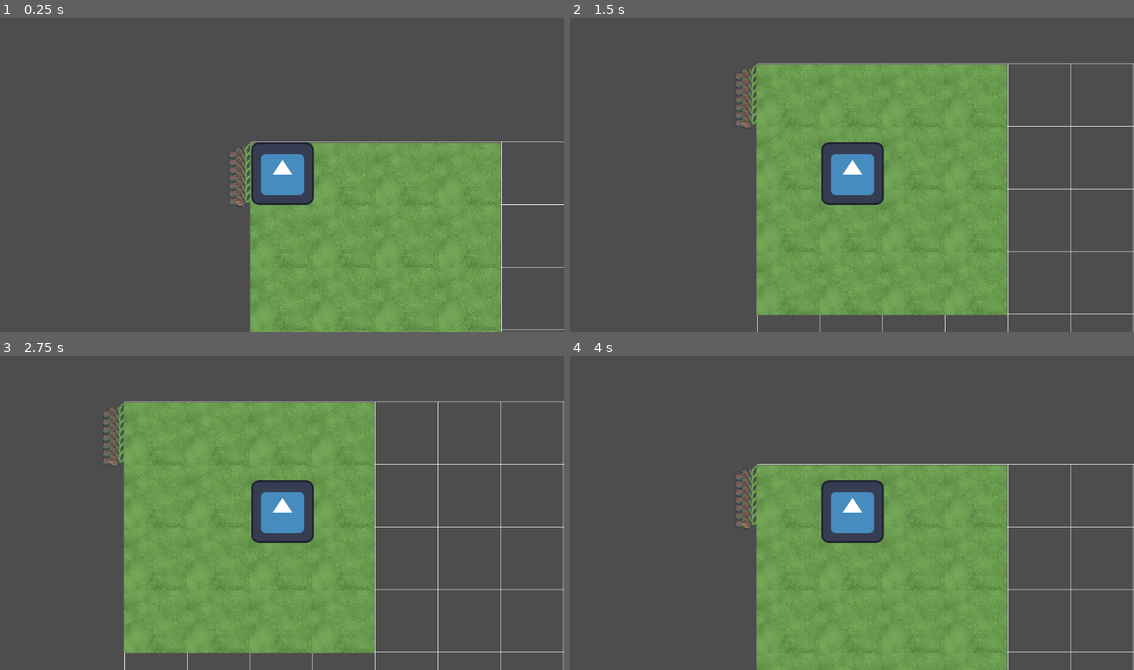
Above: before the commit, frames 1-4 (two rows, left to right).
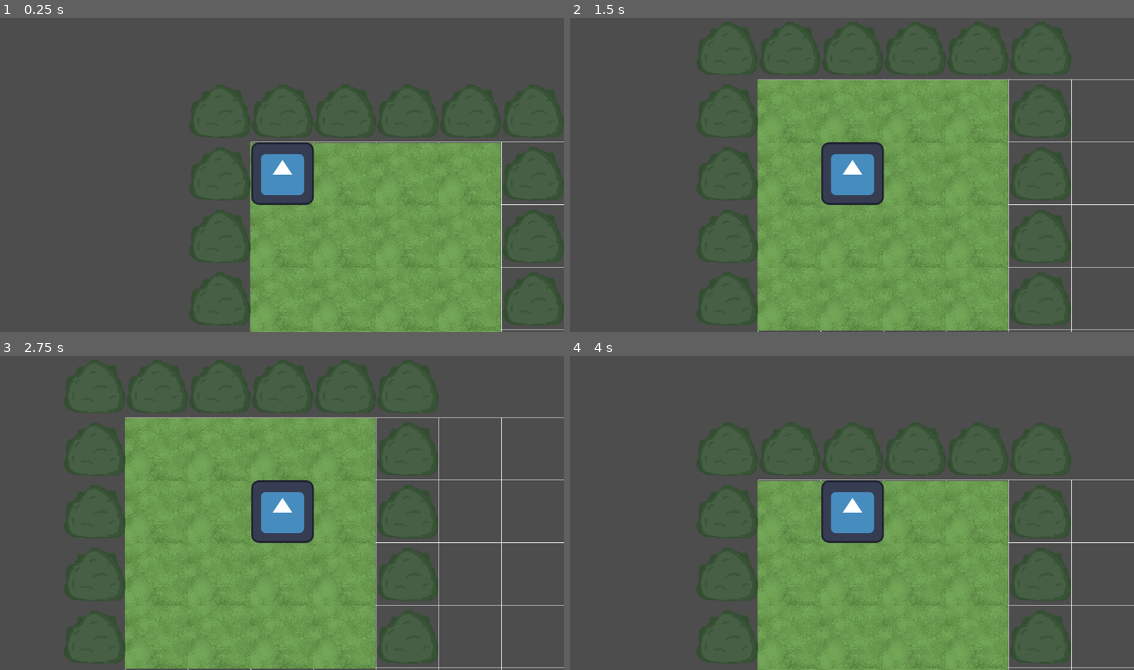
Above: after the commit, the same moments.

Repository: HarrisonDeurwaarder/Liu-Qi-Productions-OGPC-25-26
Game: Godot game, scene res://Scenes/world.tscn
Same seed, same stepped clock (60 frames per second), same inputs: the game is played once before the commit and once after it. The engine's default icon, where the game draws it, is replaced by a stand-in: a white triangle on a blue panel in a dark square.
Inputs:
- Up to frame 1 (0.25 s): no input
- Up to frame 2 (1.5 s): tap Enter at 0.5 s; hold Right (ui_right) 0.53-1.28 s; tap Space at 1.25 s; hold Down (ui_down) from 1.28 s (still down)
- Up to frame 3 (2.75 s): tap Enter at 2 s; release Down (ui_down) at 2.03 s; hold Right (ui_right) from 2.03 s (still down)
- Up to frame 4 (4 s): tap Space at 2.75 s; release Right (ui_right) at 2.78 s; hold Up (ui_up) 2.78-3.53 s; tap Enter at 3.5 s; hold Left (ui_left) from 3.53 s (still down)

The runs differ from the first frame. In frame 1, 2.7% of the frame differs, in the area x 33-100%, y 21-98%; in frame 2, 10%; in frame 3, 11%, in the area x 11-100%, y 1-100%; in frame 4, 7.0%.

Commit message:
newstuff

Diff:
--- a/Scenes/world.tscn
+++ b/Scenes/world.tscn
@@ -5,7 +5,7 @@
 [ext_resource type="Script" uid="uid://dmfq7jrrmkrnc" path="res://Scripts/sprite_2d.gd" id="2_5a7ea"]
 [ext_resource type="Script" uid="uid://bcjlrr2fedfre" path="res://Scenes/grid.gd" id="4_8j60k"]
 [ext_resource type="Texture2D" uid="uid://mhq8ogumn6nj" path="res://Assets/grass.png" id="6_5ukr8"]
-[ext_resource type="Texture2D" uid="uid://bt5ksyuam6sue" path="res://Assets/big_rock.png" id="6_o06y3"]
+[ext_resource type="Texture2D" uid="uid://cq8curclno2wf" path="res://Assets/bush.png" id="7_o06y3"]
 
 [sub_resource type="RectangleShape2D" id="RectangleShape2D_5a7ea"]
 size = Vector2(128.01756, 128.00987)
@@ -24,15 +24,14 @@
 [sub_resource type="TileSet" id="TileSet_k7acu"]
 sources/2 = SubResource("TileSetAtlasSource_o06y3")
 
-[sub_resource type="TileSetAtlasSource" id="TileSetAtlasSource_k7acu"]
-texture = ExtResource("6_o06y3")
-3:2/size_in_atlas = Vector2i(3, 3)
-3:2/0 = 0
-3:2/0/physics_layer_0/polygon_0/points = PackedVector2Array(-24.089905, -24.095444, 23.270096, -23.818485, 24.654892, 24.372387, -24.643822, 23.81847)
+[sub_resource type="TileSetAtlasSource" id="TileSetAtlasSource_5ukr8"]
+texture = ExtResource("7_o06y3")
+texture_region_size = Vector2i(128, 128)
+0:0/0 = 0
 
-[sub_resource type="TileSet" id="TileSet_5v1tr"]
-physics_layer_0/collision_layer = 1
-sources/0 = SubResource("TileSetAtlasSource_k7acu")
+[sub_resource type="TileSet" id="TileSet_o06y3"]
+tile_size = Vector2i(128, 128)
+sources/2 = SubResource("TileSetAtlasSource_5ukr8")
 
 [node name="WORLD" type="Node2D"]
 
@@ -67,7 +66,7 @@
 format = 2
 layer_0/tile_data = PackedInt32Array(1638391, 2, 0, 1900535, 2, 4, 1638395, 262146, 0, 1900539, 262146, 4, 2162679, 2,  …(1037 unchanged characters)…
 
-[node name="TileMap3" type="TileMap" parent="."]
-tile_set = SubResource("TileSet_5v1tr")
+[node name="TileMap" type="TileMap" parent="."]
+tile_set = SubResource("TileSet_o06y3")
 format = 2
-layer_0/tile_data = PackedInt32Array(131070, 196608, 2, 196606, 196608, 2, 262142, 196608, 2, 327678, 196608, 2, 393214, 196608, 2, 458750, 196608, 2, 524286, 196608, 2)
+layer_0/tile_data = PackedInt32Array(-65536, 2, 0, -65535, 2, 0, -65534, 2, 0, -65533, 2, 0, 196612, 2, 0, 131076, 2, 0, 65540, 2, 0, 4, 2, 0, 262143, 2, 0, 196607, 2, 0, 131071, 2, 0, 65535, 2, 0, -1, 2, 0, -65532, 2, 0, 262148, 2, 0, 262147, 2, 0, 262146, 2, 0, 262145, 2, 0, 262144, 2, 0, 327679, 2, 0)
Binary file added: Assets/bush.png
Not shown, added: Assets/bush.png.import
